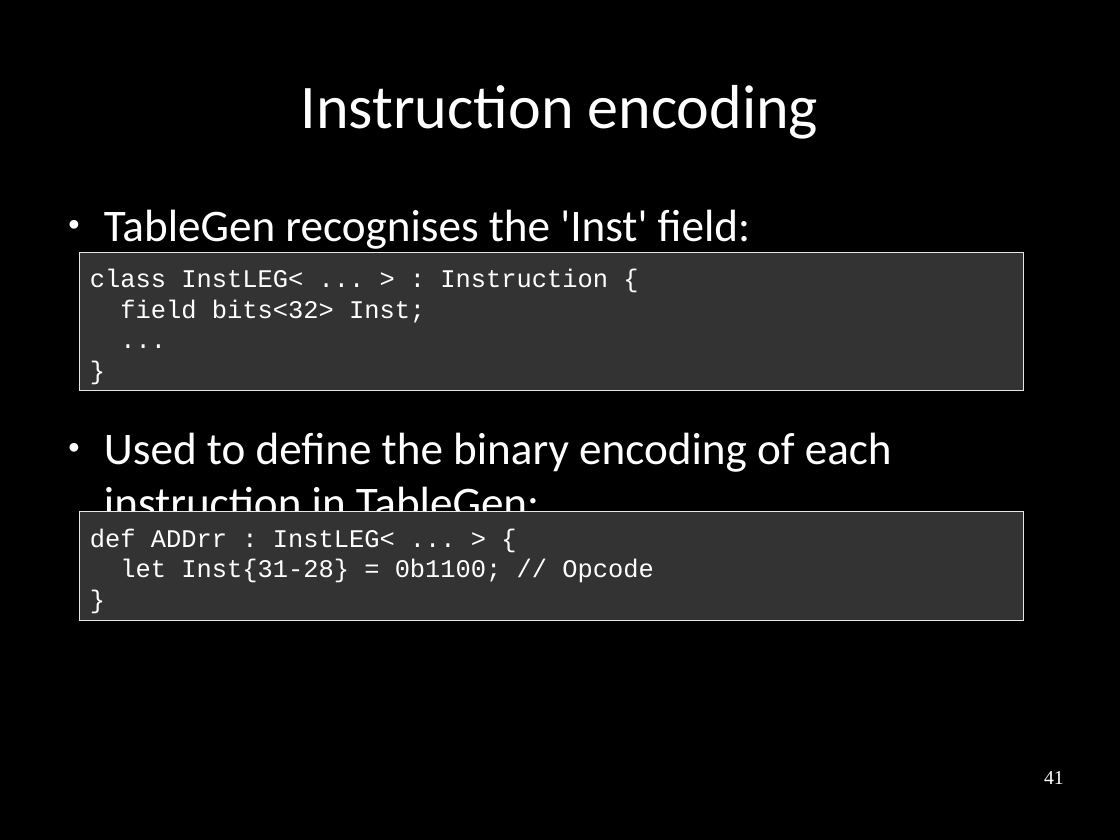
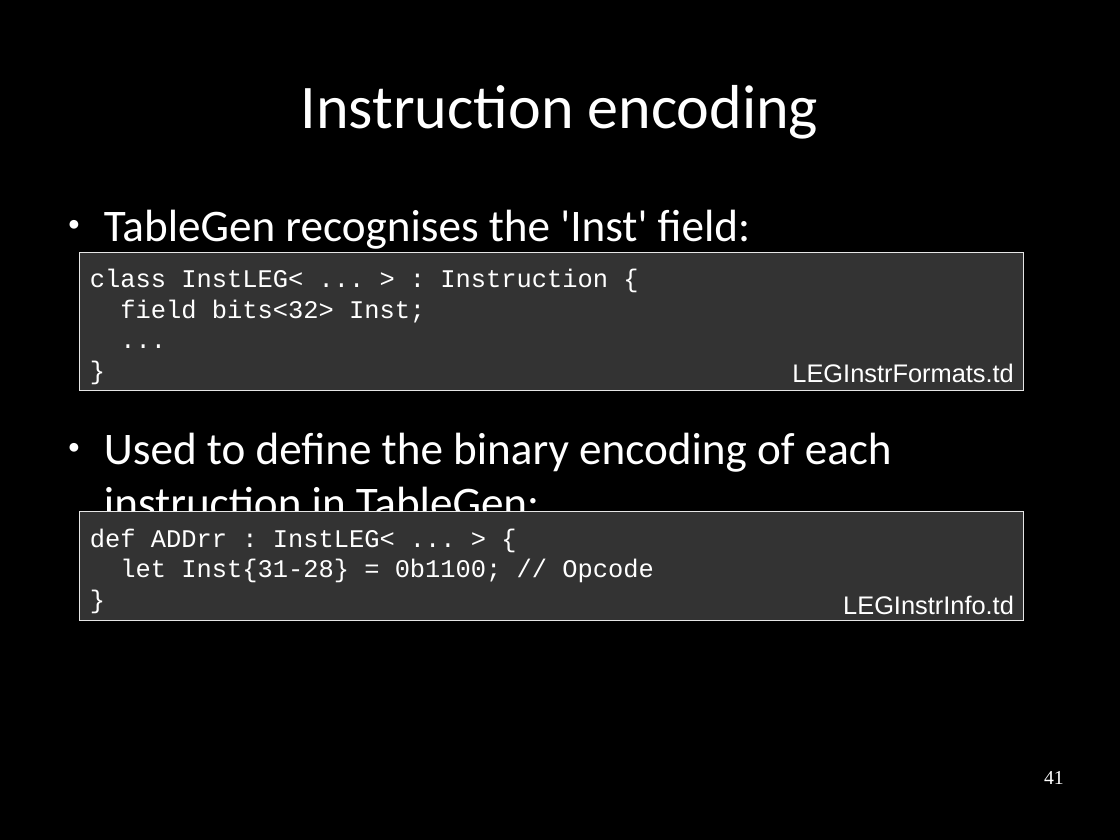
Before and after one commit to frasercrmck/llvm-leg, a slide deck: slide 41 of docs/Codeplay/Slides.odp. Drawn at 1120x840 pixels with LibreOffice and Linux fonts; fonts in the diff are those of the drawing. Boxes give left, top, right and bottom in pixels: in the first picture for what was removed or moved away, otherwise in the second. Text is boxed around its words. In the diff, an @@ line names an element or a change of style, - is before the commit and + after.

```diff
--- a/docs/Codeplay/Slides.odp
+++ b/docs/Codeplay/Slides.odp
@@ text added at [792,363,1013,383], 18 pt, text #FFFFFF @@
+LEGInstrFormats.td
@@ text added at [843,595,1014,615], 18 pt, text #FFFFFF @@
+LEGInstrInfo.td
```
Also in this commit, not shown: 23 other slides changed.
